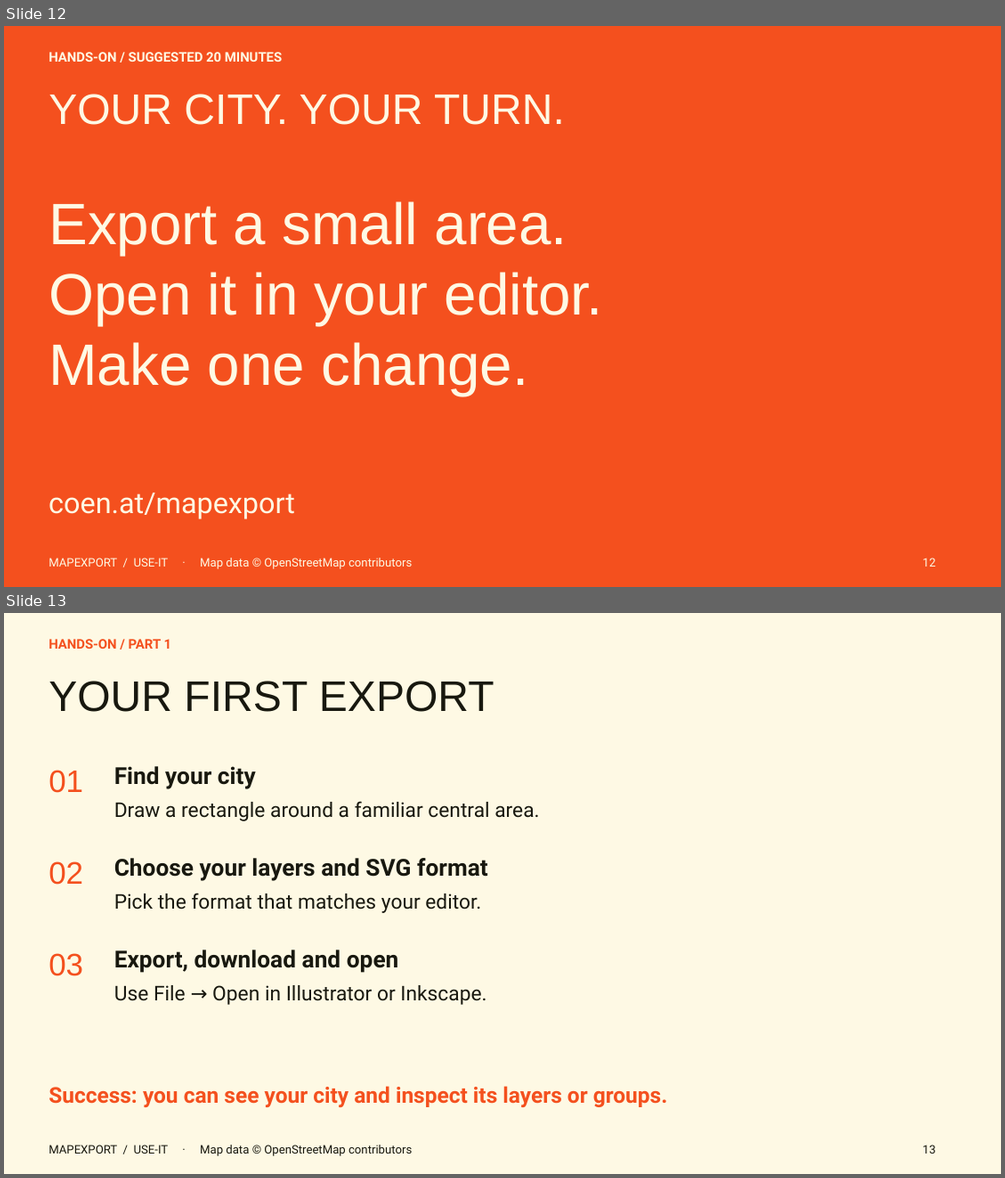
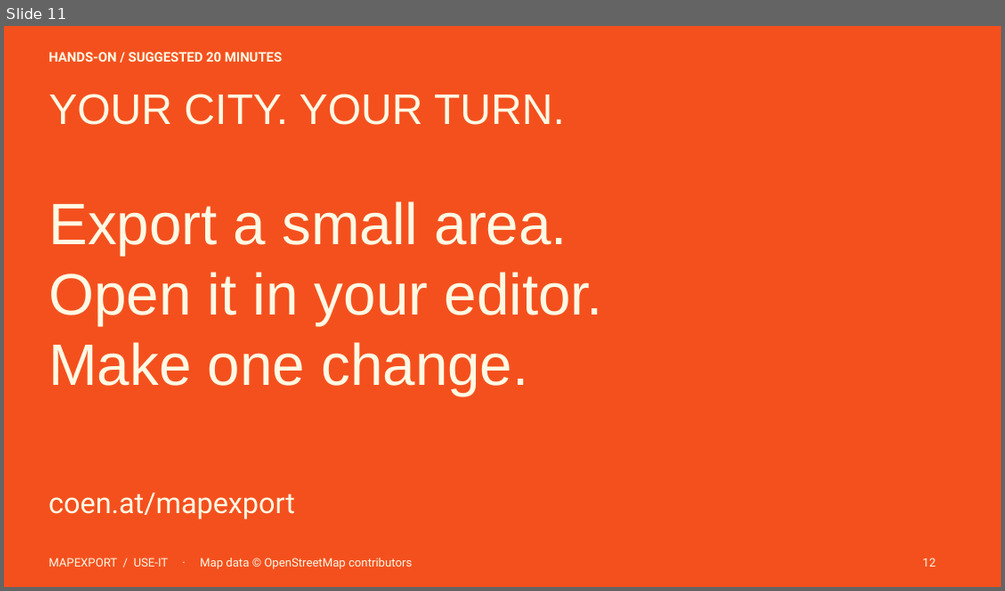
Before and after one commit to shifthappens/MapExport, a slide deck: presentations/mapexport-workshop.pptx. Shown one above the other, each under a label of ours: slides 12 and 13 before the commit, slide 11 after it. The pictures are 1005x1178 and 1005x591 pixels, drawn with LibreOffice and Linux fonts; fonts in the diff are those of the drawing. Boxes give left, top, right and bottom in pixels: in the first picture for what was removed or moved away, otherwise in the second. Text is boxed around its words. In the diff, an @@ line names an element or a change of style, - is before the commit and + after.

Commit message:
docs: update MapExport workshop presentations

```diff
--- a/presentations/mapexport-workshop.pptx
+++ b/presentations/mapexport-workshop.pptx
@@ slide 13 removed at box(4, 613, 1001, 1174), background #FEF9E4 @@
@@ text removed at box(48, 639, 172, 649) @@
-HANDS-ON / PART 1
@@ text removed at box(48, 681, 494, 712) @@
-YOUR FIRST EXPORT
@@ text removed at box(48, 770, 83, 793) @@
-01
@@ text removed at box(114, 766, 256, 789) @@
-Find your city
@@ text removed at box(114, 801, 539, 821) @@
-Draw a rectangle around a familiar central area.
@@ text removed at box(48, 861, 83, 884) @@
-02
@@ text removed at box(114, 858, 488, 881) @@
-Choose your layers and SVG format
@@ text removed at box(114, 892, 481, 913) @@
-Pick the format that matches your editor.
@@ text removed at box(48, 953, 83, 976) @@
-03
@@ text removed at box(114, 949, 399, 973) @@
-Export, download and open
@@ text removed at box(114, 985, 486, 1005) @@
-Use File → Open in Illustrator or Inkscape.
@@ text removed at box(48, 1086, 668, 1107) @@
-Success: you can see your city and inspect its layers or groups.
@@ text removed at box(48, 1144, 412, 1156) @@
-MAPEXPORT / USE-IT · Map data © OpenStreetMap contributors
@@ text removed at box(922, 1144, 936, 1153) @@
-13
@@ what was slide 12 is now slide 11 @@
```
Also in this commit, not shown: 6 slides changed, 1 other slide removed, 1 other file.
